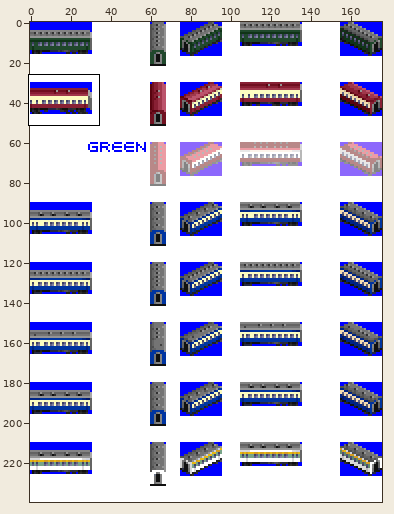
Edited in one commit: sprite sheet (src/wagon/bidulgi_car/BIDULGI_CAR.png). The first picture is a wide view before the edit; the outline marks the close-up.
Close-up. Old version:
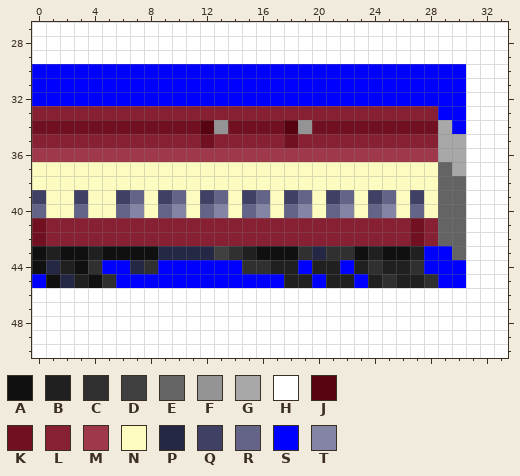
The file is 176x240 pixels. Colours within 5 levels of each other are drawn and written as one. Shown: x 0..33, y 27..50.
Palette (. is transparent): A #101010  B #202020  C #303030  D #404040  E #646464  F #949494  G #a8a8a8  H #ffffff  J #580410  K #701020  L #882034  M #a0384c  N #fcfcc0  P #242844  Q #404064  R #646488  S #0000ff  T #8484a4
Pixels before, first column x 0:
27 HHHHHHHHHHHHHHHHHHHHHHHHHHHHHHHHHH
28 HHHHHHHHHHHHHHHHHHHHHHHHHHHHHHHHHH
29 HHHHHHHHHHHHHHHHHHHHHHHHHHHHHHHHHH
30 SSSSSSSSSSSSSSSSSSSSSSSSSSSSSSSHHH
31 SSSSSSSSSSSSSSSSSSSSSSSSSSSSSSSHHH
32 SSSSSSSSSSSSSSSSSSSSSSSSSSSSSSSHHH
33 LLLLLLLLLLLLLLLLLLLLLLLLLLLLLSSHHH
34 KKKKKKKKKKKKJFKKKKJFKKKKKKKKKGSHHH
35 LLLLLLLLLLLLKLLLLLKLLLLLLLLLLGGHHH
36 MMMMMMMMMMMMMMMMMMMMMMMMMMMMMGGHHH
37 NNNNNNNNNNNNNNNNNNNNNNNNNNNNNEGHHH
38 NNNNNNNNNNNNNNNNNNNNNNNNNNNNNEEHHH
39 QNNQNNQRNQRNQRNQRNQRNQRNQRNQNEEHHH
40 RNNRNNRTNRTNRTNRTNRTNRTNRTNRNEEHHH
41 KLLLLLLLLLLLLLLLLLLLLLLLLLLKLEEHHH
42 KLLLLLLLLLLLLLLLLLLLLLLLLLLKLEEHHH
43 ABAABAAAAPPPPDCBAAACPCCABAABSSEHHH
44 APBACSSPCSSSSSSCCBBSBBSBCBBCSSSHHH
45 SAPBACSSSSSSSSSSSSBBSBBSBCBBCSSHHH
46 HHHHHHHHHHHHHHHHHHHHHHHHHHHHHHHHHH
47 HHHHHHHHHHHHHHHHHHHHHHHHHHHHHHHHHH
48 HHHHHHHHHHHHHHHHHHHHHHHHHHHHHHHHHH
49 HHHHHHHHHHHHHHHHHHHHHHHHHHHHHHHHHH
50 HHHHHHHHHHHHHHHHHHHHHHHHHHHHHHHHHH
New version:
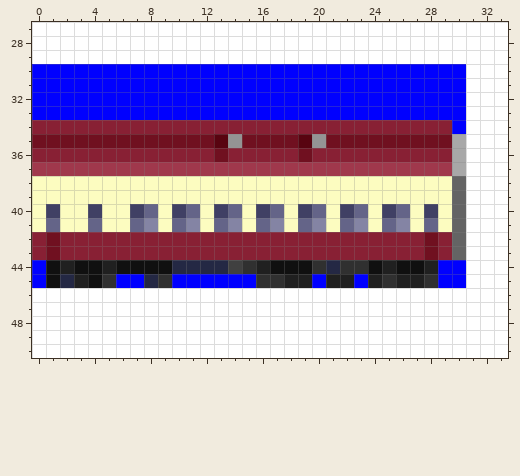
The commit says: Doc: 비둘기호 도색 미리보기 이미지 오류
From old to new:
Changed rows in their new state; - is an unchanged pixel.
first column x 0:
33 SSSSSSSSSSSSSSSSSSSSSSSSSSSSS-
34 LLLLLLLLLLLLLLLLLLLLLLLLLLLLLL
35 KKKKKKKKKKKK-JFKKK-JFKKKKKKKKK
36 LLLLLLLLLLLLLKLLLLLKLLLLLLLLLL
37 MMMMMMMMMMMMMMMMMMMMMMMMMMMMMM
38 -----------------------------N
39 N--N--NN-NN-NN-NN-NN-NN-NN-N-N
40 NQ-NQ-NQRNQRNQRNQRNQRNQRNQRNQN
41 NRNNRNNRTNRTNRTNRTNRTNRTNRTNRN
42 LK-------------------------LKL
43 LKLLLLLLLLLLLLLLLLLLLLLLLLLLKL
44 SA--ABAAAAPPPPD-BAAACPCCA-AAB-
45 --------PC------CC------------
Changed places in both close-ups, as pixel boxes (x1, y1, x2, y2):
changed: (32, 106, 452, 288)
